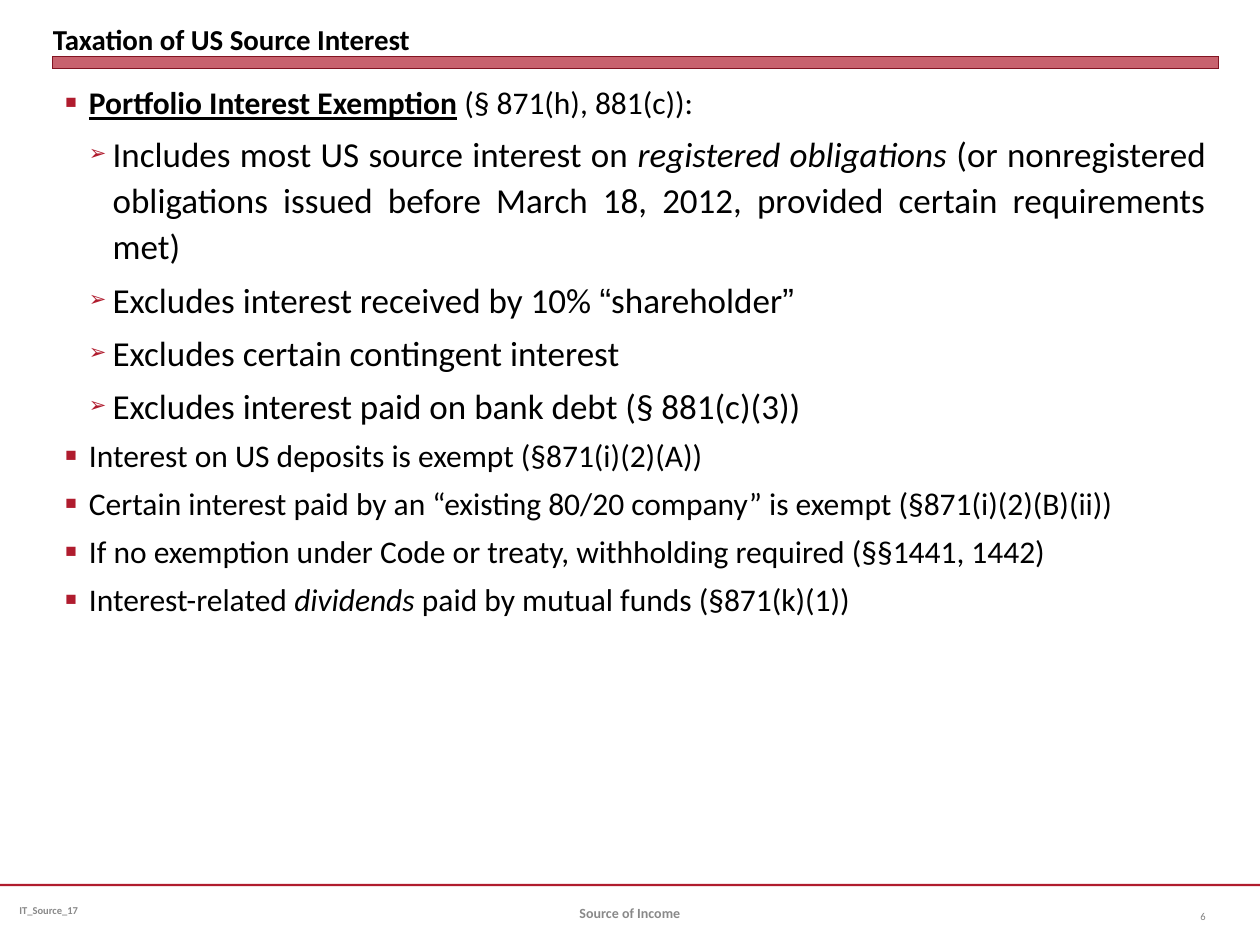
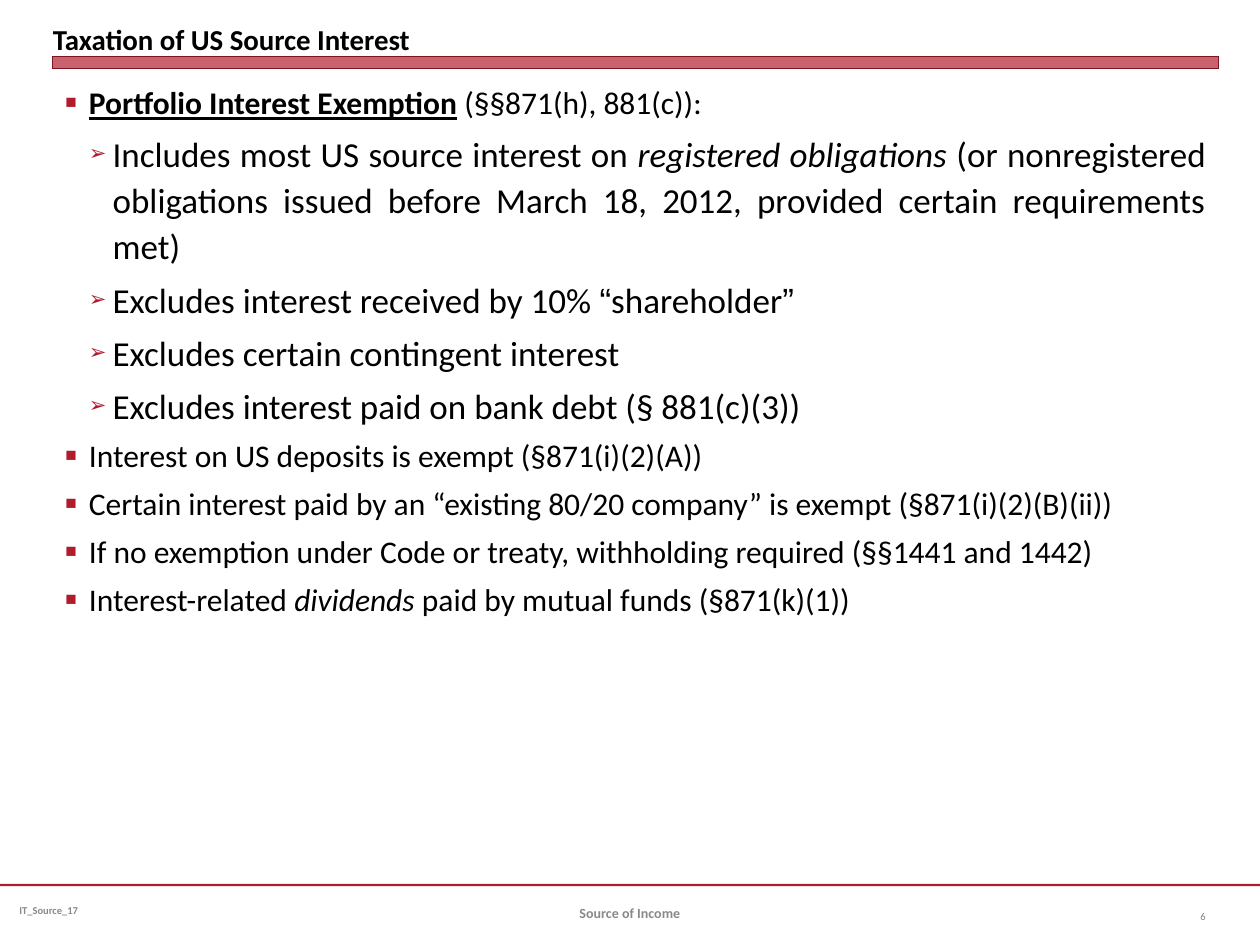
Before and after one commit to jmc877/International-Tax, a slide deck: slide 6 of slides/IT_Source_IntDiv_17.pptx. Drawn at 1260x945 pixels with LibreOffice and Linux fonts; fonts in the diff are those of the drawing. Boxes give left, top, right and bottom in pixels: in the first picture for what was removed or moved away, otherwise in the second. Text is boxed around its words. In the diff, an @@ line names an element or a change of style, - is before the commit and + after.

```diff
--- a/slides/IT_Source_IntDiv_17.pptx
+++ b/slides/IT_Source_IntDiv_17.pptx
@@ text at (89, 91, 702, 120): text changed @@
-■ Portfolio Interest Exemption (§ 871(h), 881(c)):
+■ Portfolio Interest Exemption (§§871(h), 881(c)):
@@ text at (89, 540, 1092, 569): text changed @@
-■ If no exemption under Code or treaty, withholding required (§§1441, 1442)
+■ If no exemption under Code or treaty, withholding required (§§1441 and 1442)
```
Also in this commit, not shown: 7 other files.
